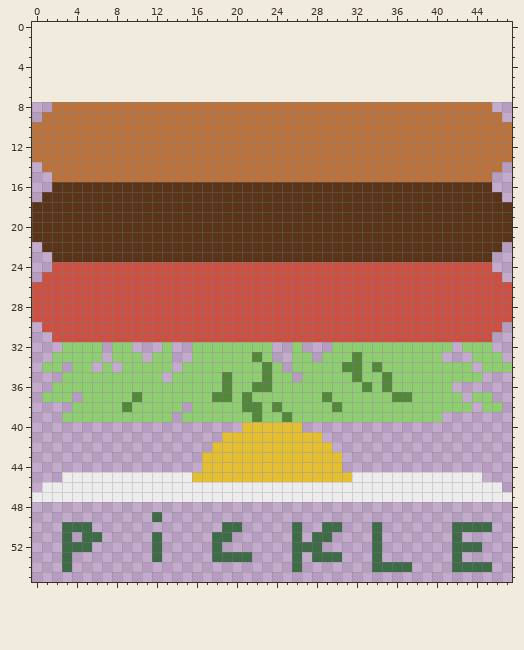
Pixel-art sprite: assets/ingredients.png. That is the earlier state.
The file is 48x48 pixels. The old version is drawn lined up with the new one, on the new canvas.
Now the later version:
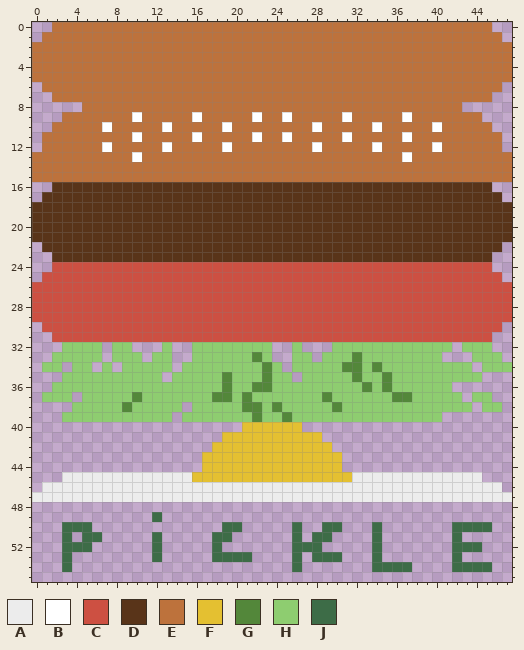
Palette (. is transparent): A #ececec  B #ffffff  C #cd5042  D #593419  E #bd723c  F #e4c031  G #53873a  H #8ecd70  J #3d6c47
Author's note on the commit: [ingredients] Add a different top bun
From old to new:
canvas 48x48 -> 48x56, the old top-left corner now at 0,8
Changed rows in their new state; - is an unchanged pixel.
first column x 0:
 0 --EEEEEEEEEEEEEEEEEEEEEEEEEEEEEEEEEEEEEEEEEEEE--
 1 -EEEEEEEEEEEEEEEEEEEEEEEEEEEEEEEEEEEEEEEEEEEEEE-
 2 EEEEEEEEEEEEEEEEEEEEEEEEEEEEEEEEEEEEEEEEEEEEEEEE
 3 EEEEEEEEEEEEEEEEEEEEEEEEEEEEEEEEEEEEEEEEEEEEEEEE
 4 EEEEEEEEEEEEEEEEEEEEEEEEEEEEEEEEEEEEEEEEEEEEEEEE
 5 EEEEEEEEEEEEEEEEEEEEEEEEEEEEEEEEEEEEEEEEEEEEEEEE
 6 -EEEEEEEEEEEEEEEEEEEEEEEEEEEEEEEEEEEEEEEEEEEEEE-
 7 --EEEEEEEEEEEEEEEEEEEEEEEEEEEEEEEEEEEEEEEEEEEE--
 8 --...--------------------------------------...--
 9 -..-------B-----B-----B--B-----B-----B-------..-
10 ..-----B-----B-----B--------B-----B-----B-----..
11 .---------B-----B-----B--B-----B-----B---------.
12 .------B-----B-----B--------B-----B-----B------.
13 ----------B--------------------------B----------
14 E----------------------------------------------E
15 EE--------------------------------------------EE
Boxes around the changes in both pictures, in picture pixels (x1, y1, x2, y2):
changed: (32, 22, 512, 182)
